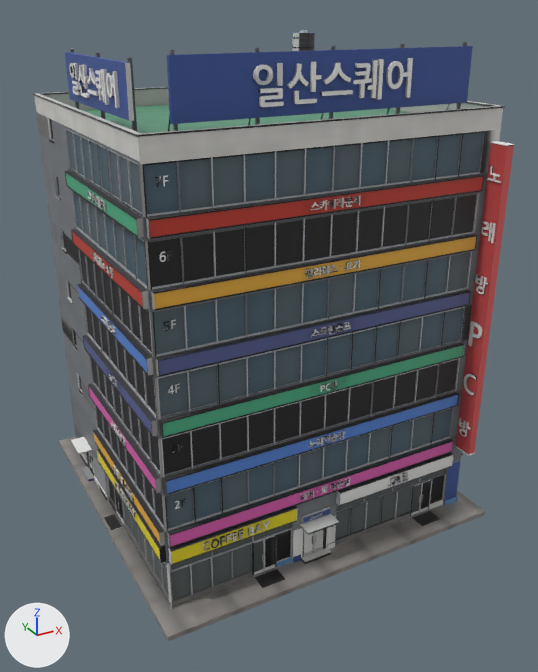
A saved change to the FBX model cs2_ilsan/CS2Assets/IlsanCornerTower01/IlsanCornerTower01.fbx.
Before and after are seen from a 50 mm camera at (-22.3, -42.6, 32.5) aimed at (0.2, -1.8, 12.1). The axes (+X, +Y, +Z) are drawn at lower left. The lights are the same throughout. The older version comes first. Where no turn or scale is listed for an object, it has been applied to the vertices.

Script lines for the objects in view, before the commit:
```python
me_ilsancornertower01 = bpy.data.meshes.new('IlsanCornerTower01')
me_ilsancornertower01.from_pydata(...)  # 51213 vertices, 77158 faces; spans x -12.0..11.9, y -11.9..11.9, z -0.3..31.0
me_ilsancornertower01.materials.append(mat_ilsancornertower01)
ob_ilsancornertower01 = bpy.data.objects.new('IlsanCornerTower01', me_ilsancornertower01)
ob_ilsancornertower01.location = (0.0, 0.0, 0.0)
```
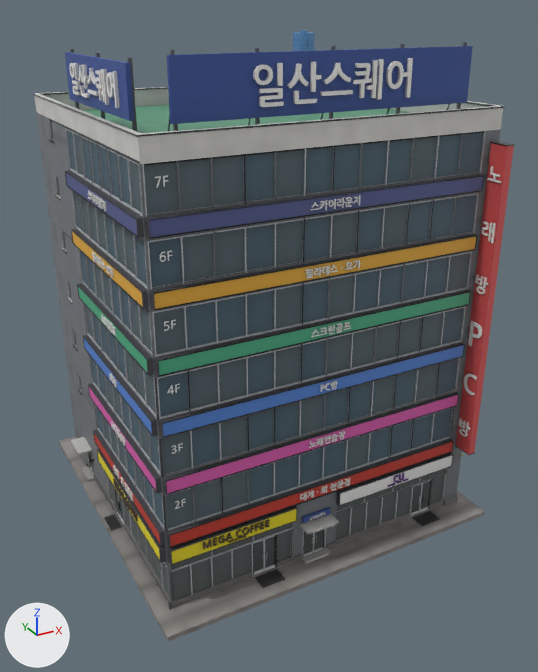
Pixel boxes (x1, y1, x2, y2) of what changed, in the pictures (538 x 672 px; the box of a moved part takes in the faces that stretch with it):
part 1 of me_ilsancornertower01, moved or reshaped: before (115, 482, 136, 517); after (113, 479, 138, 522)
part 2 of me_ilsancornertower01, reshaped: before (203, 520, 270, 551); after (203, 519, 270, 549)
part 3 of me_ilsancornertower01, reshaped: before (390, 473, 408, 484); after (394, 473, 404, 482)
part 4 of me_ilsancornertower01, surface changed: (34, 30, 514, 633) in both

What changed in the scene script:
```text
Change me_ilsancornertower01:
    used by ob_ilsancornertower01; location = (0.0, 0.0, 0.0)
    remove me_ilsancornertower01.from_pydata(...)  # 51213 vertices, 77158 faces; spans x -12.0..11.9, y -11.9..11.9, z -0.3..31.0
    add me_ilsancornertower01.from_pydata(...)  # 51767 vertices, 77977 faces; spans x -12.0..11.9, y -11.9..11.9, z -0.3..31.0
    me_ilsancornertower01 part 1: 362 vertices moved within x -11.4..-11.3, y -5.5..-2.1, z 3.6..4.3; 1068 vertices removed from x -11.4..-11.3, y -5.6..-2.0, z 3.6..4.4; 2226 vertices added at x -11.4..-11.3, y -6.1..-1.7, z 3.6..4.4
    me_ilsancornertower01 part 2: 166 vertices moved within x -8.9..-4.5, y -10.4..-10.3, z 3.7..4.3; 840 vertices removed from x -8.9..-4.6, y -10.4..-10.3, z 3.7..4.3; 2782 vertices added at x -8.9..-4.5, y -10.4..-10.3, z 3.6..4.4
    me_ilsancornertower01 part 3: 78 vertices moved within x 4.8..5.6, y -10.4..-10.3, z 3.9..4.3; 1020 vertices removed from x 4.5..5.9, y -10.4..-10.3, z 3.9..4.4; 242 vertices added at x 4.8..5.6, y -10.4..-10.3, z 3.9..4.4
    me_ilsancornertower01 part 4: 61317 kept faces spanning x -12.0..11.9, y -11.9..11.9, z -0.3..31.0 get new texture (UV) coordinates
    other edits to the shape of me_ilsancornertower01 do not show in these pictures
```
